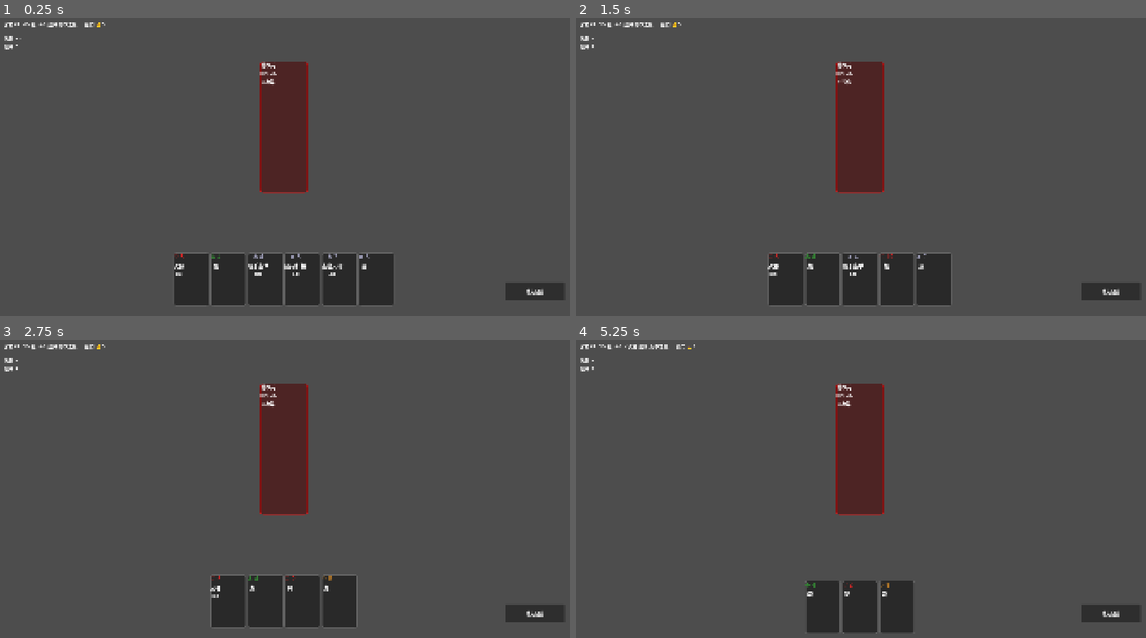
Above: before the commit, frames 1-4 (two rows, left to right).
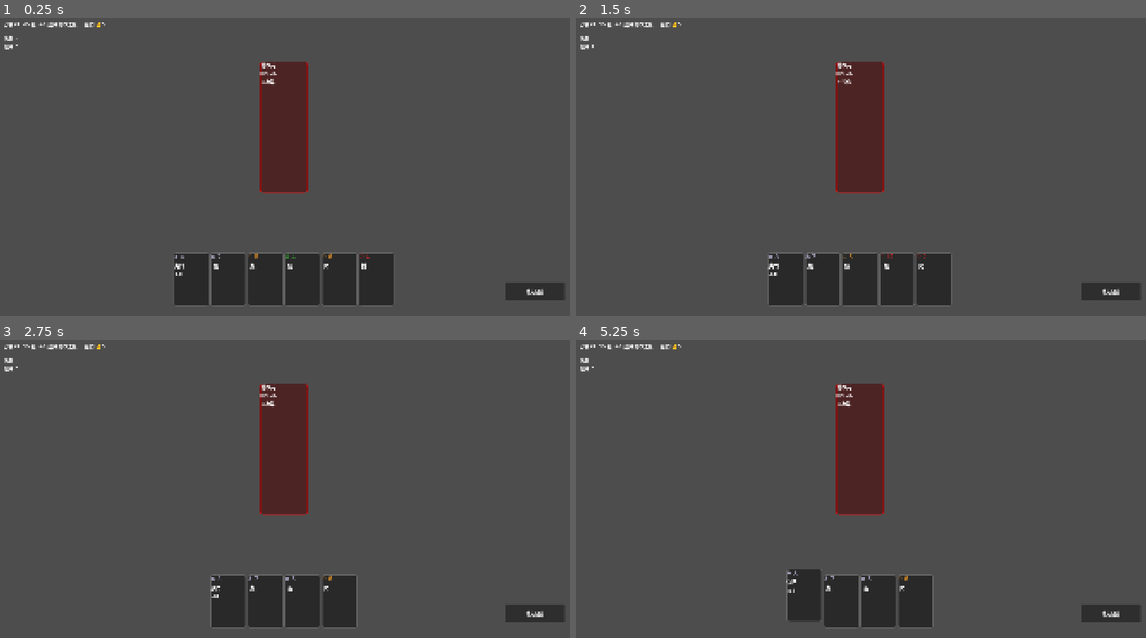
Above: after the commit, the same moments.

Repository: adam2046/three-kingdoms-deckbuilder
Game: Godot game, scene res://scenes/main.tscn
The game is run twice, just before and just after one commit, with the same random seed, the same clock (stepped at 60 frames per second) and the same inputs. This scene is started directly instead of the project's main scene.
Inputs (mouse positions are in pixels of both pictures, inside the frame that each line leads up to):
- Up to frame 1 (0.25 s): no input
- Up to frame 2 (1.5 s): click "結束回合" at 0.5 s; click "結束回合" at 1.25 s
- Up to frame 3 (2.75 s): click "結束回合" at 2 s
- Up to frame 4 (5.25 s): tap Enter at 2.75, 4.25 s; drag from (804, 602) to (918, 426) at 2.77 s; tap Space at 3.5, 5 s; drag from (821, 602) to (832, 560) at 3.52 s; move the mouse to (861, 602) at 4.27 s; click (861, 602) at 4.42 s; drag from (895, 608) to (690, 447) at 5.02 s

The runs differ from the first frame. In frame 1, 0.4% of the frame differs, in the area x 1-65%, y 1-87%; in frame 2, 0.2%; in frame 3, 0.1%; in frame 4, 2.7%, in the area x 1-63%, y 1-99%.

Commit message:
fix: shop follower card not clickable — use Button root instead of Panel+Button overlay
Same Godot 4 input bug as EnemyArea reward cards: Panel child Button
overlay doesn't receive pressed signals because sibling VBoxContainer
(default mouse_filter=PASS) silently drops MouseButton events before
they reach the overlay. Fix: make the Button the root element so it
receives all input directly, with VBoxContainer children set to IGNORE.

Diff:
--- a/assets/cards/caocao_card.svg
+++ /dev/null
@@ -1,25 +0,0 @@
-<svg width="300" height="420" viewBox="0 0 300 420">
-<rect width="300" height="420" fill="#121212"/>
-<rect x="12" y="12" width="276" height="396" fill="none" stroke="#8b0000" stroke-width="4"/>
-<rect x="22" y="22" width="256" height="192" fill="#2d1810"/>
-<polygon points="150,44 116,72 116,130 150,158 184,130 184,72" fill="#c9a227"/>
-<rect x="132" y="80" width="36" height="46" fill="#d4b896"/>
-<rect x="142" y="92" width="6" height="6" fill="#121212"/>
-<rect x="152" y="92" width="6" height="6" fill="#121212"/>
-<rect x="136" y="110" width="28" height="4" fill="#121212"/>
-<polygon points="106,68 90,98 110,104" fill="#3a1f0f"/>
-<polygon points="194,68 210,98 190,104" fill="#3a1f0f"/>
-<rect x="96" y="134" width="108" height="70" fill="#551111"/>
-<rect x="138" y="134" width="24" height="70" fill="#772222"/>
-<polygon points="150,154 132,184 168,184" fill="#c9a227"/>
-<rect x="38" y="246" width="224" height="4" fill="#8b0000"/>
-<rect x="64" y="270" width="172" height="12" fill="#441111"/>
-<rect x="64" y="298" width="172" height="12" fill="#441111"/>
-<rect x="64" y="326" width="172" height="12" fill="#441111"/>
-<rect x="40" y="364" width="62" height="44" fill="#221111" stroke="#8b0000" stroke-width="2"/>
-<rect x="119" y="364" width="62" height="44" fill="#221111" stroke="#8b0000" stroke-width="2"/>
-<rect x="198" y="364" width="62" height="44" fill="#221111" stroke="#8b0000" stroke-width="2"/>
-<rect x="60" y="378" width="22" height="16" fill="#c9a227"/>
-<rect x="139" y="378" width="22" height="16" fill="#a02020"/>
-<rect x="218" y="378" width="22" height="16" fill="#205080"/>
-</svg>
--- a/scripts/battle/battle_scene.gd
+++ b/scripts/battle/battle_scene.gd
@@ -1027,25 +1027,43 @@
 	# Add follower offer panel
 	if _shop_follower != null:
 		var follower_cost := Follower.get_cost(_shop_follower.follower_type)
-		var fpanel := Panel.new()
-		fpanel.custom_minimum_size = Vector2(130, 150)
-		fpanel.mouse_filter = Control.MOUSE_FILTER_IGNORE
-		var style := StyleBoxFlat.new()
-		style.bg_color = Color(0.15, 0.25, 0.15, 0.9)
-		style.border_color = Color(0.4, 0.8, 0.4)
-		style.border_width_top = 2
-		style.border_width_bottom = 2
-		style.border_width_left = 2
-		style.border_width_right = 2
-		style.corner_radius_top_left = 8
-		style.corner_radius_top_right = 8
-		style.corner_radius_bottom_left = 8
-		style.corner_radius_bottom_right = 8
-		fpanel.add_theme_stylebox_override("panel", style)
+		# Use a Button as root so clicks are reliable (Panel+Button overlay fails in Godot 4)
+		var fbtn := Button.new()
+		fbtn.custom_minimum_size = Vector2(130, 150)
+		fbtn.mouse_filter = Control.MOUSE_FILTER_STOP
+		fbtn.mouse_default_cursor_shape = Control.CURSOR_POINTING_HAND
+		# Green-tinted style
+		var normal_style := StyleBoxFlat.new()
+		normal_style.bg_color = Color(0.15, 0.25, 0.15, 0.9)
+		normal_style.border_color = Color(0.4, 0.8, 0.4)
+		normal_style.border_width_top = 2
+		normal_style.border_width_bottom = 2
+		normal_style.border_width_left = 2
+		normal_style.border_width_right = 2
+		normal_style.corner_radius_top_left = 8
+		normal_style.corner_radius_top_right = 8
+		normal_style.corner_radius_bottom_left = 8
+		normal_style.corner_radius_bottom_right = 8
+		fbtn.add_theme_stylebox_override("normal", normal_style)
+		var hover_style := StyleBoxFlat.new()
+		hover_style.bg_color = Color(0.2, 0.35, 0.2, 0.95)
+		hover_style.border_color = Color(0.5, 0.9, 0.5)
+		hover_style.border_width_top = 2
+		hover_style.border_width_bottom = 2
+		hover_style.border_width_left = 2
+		hover_style.border_width_right = 2
+		hover_style.corner_radius_top_left = 8
+		hover_style.corner_radius_top_right = 8
+		hover_style.corner_radius_bottom_left = 8
+		hover_style.corner_radius_bottom_right = 8
+		fbtn.add_theme_stylebox_override("hover", hover_style)
+		# Connect click BEFORE adding children (bind follower type)
+		fbtn.pressed.connect(_on_shop_follower_bought.bind(_shop_follower.follower_type))
 
 		var fvbox := VBoxContainer.new()
+		# CRITICAL: VBoxContainer default = PASS (1), which SILENTLY DROPS click events
 		fvbox.mouse_filter = Control.MOUSE_FILTER_IGNORE
-		fpanel.add_child(fvbox)
+		fbtn.add_child(fvbox)
 
 		var name_lbl := Label.new()
 		name_lbl.text = "🤝 %s" % _shop_follower.name_zh
@@ -1072,18 +1090,7 @@
 		cost_lbl.add_theme_font_size_override("font_size", 16)
 		fvbox.add_child(cost_lbl)
 
-		# Make the panel clickable via a Button overlay
-		var btn := Button.new()
-		btn.text = ""
-		btn.flat = true
-		btn.anchors_preset = Control.PRESET_FULL_RECT
-		btn.mouse_filter = Control.MOUSE_FILTER_STOP
-		btn.mouse_default_cursor_shape = Control.CURSOR_POINTING_HAND
-		# Bind follower type so the callback knows what was bought
-		btn.pressed.connect(_on_shop_follower_bought.bind(_shop_follower.follower_type))
-		fpanel.add_child(btn)
-
-		reward_container.add_child(fpanel)
+		reward_container.add_child(fbtn)
 
 	# Hide battle UI (and EnemyArea — same overlap issue as reward cards)
 	$EnemyArea.visible = false
--- a/scripts/data/player_data.gd
+++ b/scripts/data/player_data.gd
@@ -2,4 +2,4 @@
 ## Global singleton for persisting data between scenes (hero choice, run state).
 ## Add to Project Settings → Autoload as "PlayerData".
 
-var chosen_hero_id: String = "zhao_yun"  # Default hero for testing
+var chosen_hero_id: String = "lv_bu"  # Default hero for testing
Binary file removed: assets/cards/zhaoyun.png
Not shown, removed: assets/cards/caocao_card.html
Not shown, changed: assets/cards/caocao_card_final.html
Not shown, added: assets/cards/caocao_card_upper.html
